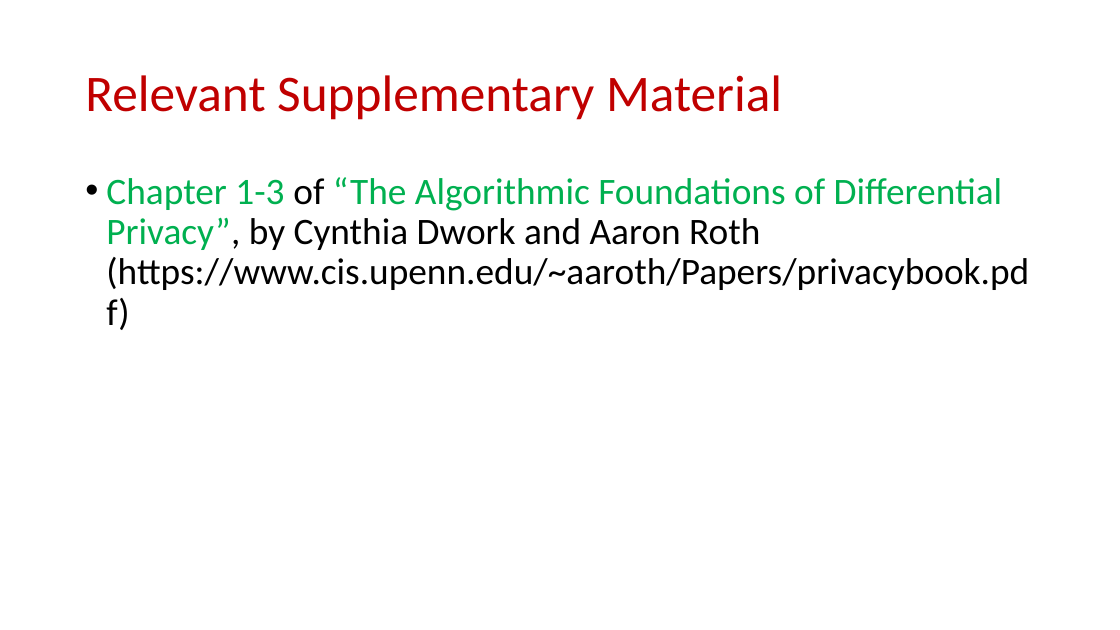
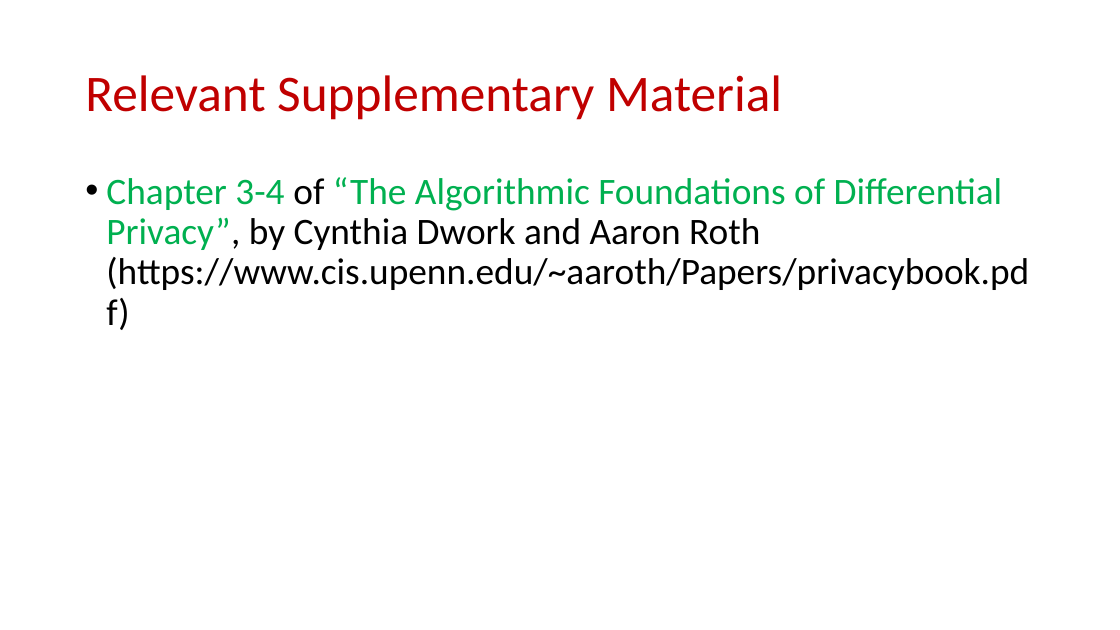
Before and after one commit to samsonzhou/samsonzhou.github.io, a slide deck: slide 2 of CSCE658-S24/L21.pptx. Drawn at 1120x630 pixels with LibreOffice and Linux fonts; fonts in the diff are those of the drawing. Boxes give left, top, right and bottom in pixels: in the first picture for what was removed or moved away, otherwise in the second. Text is boxed around its words. In the diff, an @@ line names an element or a change of style, - is before the commit and + after.

```diff
--- a/CSCE658-S24/L21.pptx
+++ b/CSCE658-S24/L21.pptx
@@ text at bbox=[106, 177, 1029, 290]: text changed @@
-• Chapter 1-3 of “The Algorithmic Foundations of Differential Privacy”, by Cynthia Dwork and Aaron Roth (https://www.cis.upenn.edu/~aaroth/Papers/privacybook.pdf)
+• Chapter 3-4 of “The Algorithmic Foundations of Differential Privacy”, by Cynthia Dwork and Aaron Roth (https://www.cis.upenn.edu/~aaroth/Papers/privacybook.pdf)
```
Also in this commit, not shown: 1 other slide changed, 15 slides added.
